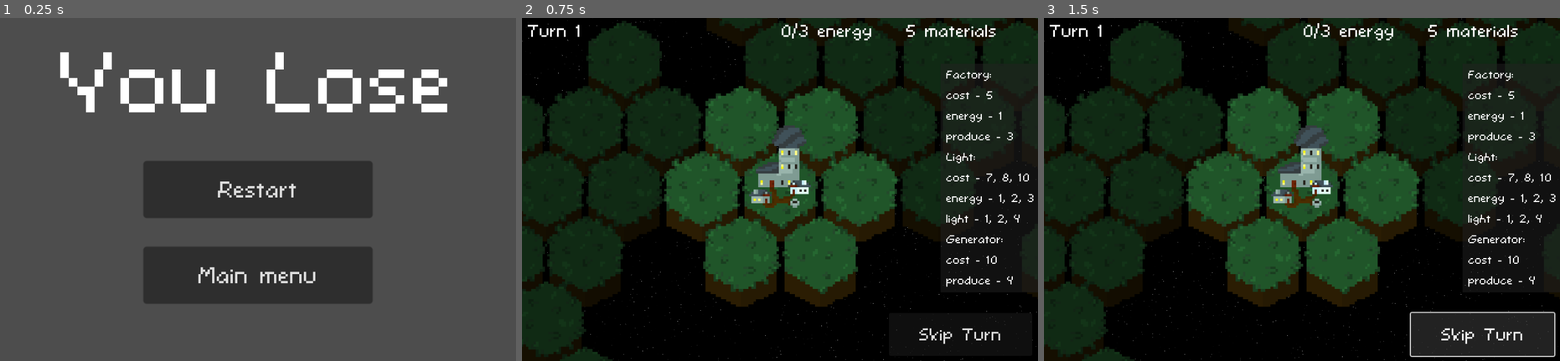
Above: before the commit, frames 1-3 (left to right).
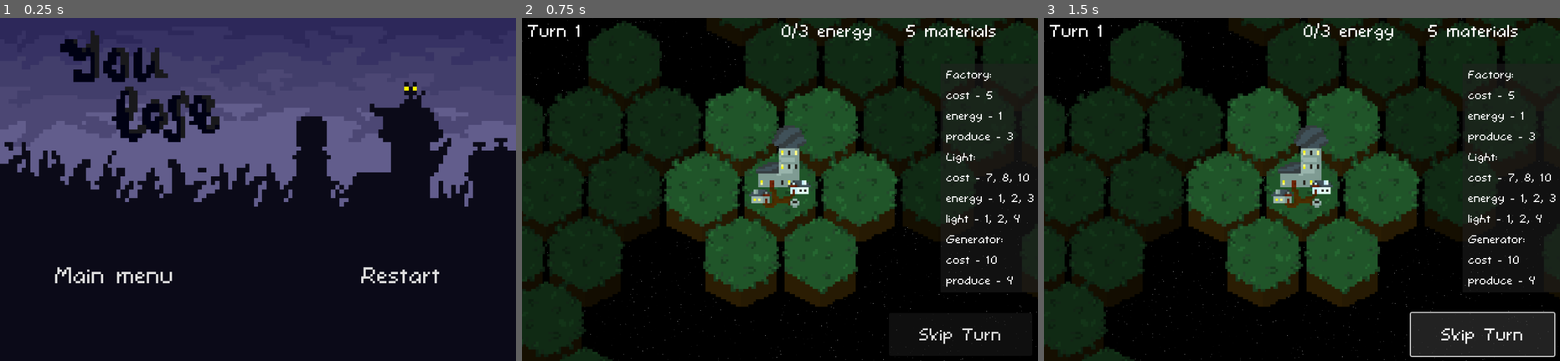
Above: after the commit, the same moments.

Repository: KlaimP/GameJam2.0
Game: Godot game, scene res://loose.tscn
Two runs of this game, one before a commit and one after it. Both use one fixed random seed, a clock stepped at 60 frames per second and the inputs below. This scene is started directly instead of the project's main scene.
Inputs:
- Up to frame 1 (0.25 s): no input
- Up to frame 2 (0.75 s): click "Restart" at 0.5 s
- Up to frame 3 (1.5 s): click "Skip Turn" at 1.25 s

The runs differ from the first frame. In frame 1, 100% of the frame differs, in the area x 0-100%, y 0-100%; in frame 2, nothing differs; in frame 3, nothing differs.

Commit message:
Я щитаю готово

Diff:
--- a/loose.tscn
+++ b/loose.tscn
@@ -1,43 +1,55 @@
-[gd_scene load_steps=3 format=3 uid="uid://blaqh1tny2pv0"]
+[gd_scene load_steps=8 format=3 uid="uid://blaqh1tny2pv0"]
 
 [ext_resource type="Script" path="res://Loose.gd" id="1_o6mr3"]
 [ext_resource type="FontFile" uid="uid://bquer5nna1u0l" path="res://font/ComicoroRu_0.ttf" id="2_6l0ys"]
+[ext_resource type="Texture2D" uid="uid://k54q6vywl23m" path="res://assets/loseMenu.png" id="3_qrdyv"]
+
+[sub_resource type="StyleBoxEmpty" id="StyleBoxEmpty_vmknh"]
+
+[sub_resource type="StyleBoxEmpty" id="StyleBoxEmpty_t0flg"]
+
+[sub_resource type="StyleBoxEmpty" id="StyleBoxEmpty_otrvj"]
+
+[sub_resource type="StyleBoxEmpty" id="StyleBoxEmpty_qeoa8"]
 
 [node name="Loose" type="Node2D"]
 script = ExtResource("1_o6mr3")
 
+[node name="LoseMenu" type="Sprite2D" parent="."]
+texture_filter = 1
+position = Vector2(450, 300)
+scale = Vector2(7.5, 7.5)
+texture = ExtResource("3_qrdyv")
+
 [node name="RestartButton" type="Button" parent="."]
 texture_filter = 1
-offset_left = 250.0
-offset_top = 250.0
-offset_right = 450.0
-offset_bottom = 300.0
+offset_left = 550.0
+offset_top = 400.0
+offset_right = 700.0
+offset_bottom = 450.0
 scale = Vector2(2, 2)
 theme_override_fonts/font = ExtResource("2_6l0ys")
 theme_override_font_sizes/font_size = 32
+theme_override_styles/normal = SubResource("StyleBoxEmpty_vmknh")
+theme_override_styles/hover = SubResource("StyleBoxEmpty_t0flg")
+theme_override_styles/pressed = SubResource("StyleBoxEmpty_otrvj")
+theme_override_styles/focus = SubResource("StyleBoxEmpty_qeoa8")
 text = "Restart"
 
 [node name="MainMenuButton" type="Button" parent="."]
 texture_filter = 1
-offset_left = 250.0
+offset_left = 50.0
 offset_top = 400.0
-offset_right = 450.0
+offset_right = 200.0
 offset_bottom = 450.0
 scale = Vector2(2, 2)
 theme_override_fonts/font = ExtResource("2_6l0ys")
 theme_override_font_sizes/font_size = 32
+theme_override_styles/normal = SubResource("StyleBoxEmpty_vmknh")
+theme_override_styles/hover = SubResource("StyleBoxEmpty_t0flg")
+theme_override_styles/pressed = SubResource("StyleBoxEmpty_otrvj")
+theme_override_styles/focus = SubResource("StyleBoxEmpty_qeoa8")
 text = "Main menu"
-
-[node name="Label" type="Label" parent="."]
-texture_filter = 1
-offset_right = 300.0
-offset_bottom = 75.0
-scale = Vector2(3, 3)
-theme_override_fonts/font = ExtResource("2_6l0ys")
-theme_override_font_sizes/font_size = 80
-text = "You Lose"
-horizontal_alignment = 1
-vertical_alignment = 1
 
 [connection signal="pressed" from="RestartButton" to="." method="_on_button_pressed"]
 [connection signal="pressed" from="MainMenuButton" to="." method="_on_main_menu_button_pressed"]
--- a/tutorial.tscn
+++ b/tutorial.tscn
@@ -1,8 +1,16 @@
-[gd_scene load_steps=8 format=3 uid="uid://h7iex0kjqr0c"]
+[gd_scene load_steps=12 format=3 uid="uid://h7iex0kjqr0c"]
 
 [ext_resource type="Script" path="res://Tutorial.gd" id="1_fsv8i"]
 [ext_resource type="FontFile" uid="uid://bquer5nna1u0l" path="res://font/ComicoroRu_0.ttf" id="2_l6ncg"]
 [ext_resource type="Shader" path="res://shaders/back.gdshader" id="3_0poyx"]
+
+[sub_resource type="StyleBoxEmpty" id="StyleBoxEmpty_ppytu"]
+
+[sub_resource type="StyleBoxEmpty" id="StyleBoxEmpty_mgg4s"]
+
+[sub_resource type="StyleBoxEmpty" id="StyleBoxEmpty_2tphf"]
+
+[sub_resource type="StyleBoxEmpty" id="StyleBoxEmpty_0fri3"]
 
 [sub_resource type="ShaderMaterial" id="ShaderMaterial_kay7k"]
 shader = ExtResource("3_0poyx")
@@ -43,6 +51,10 @@
 scale = Vector2(2, 2)
 theme_override_fonts/font = ExtResource("2_l6ncg")
 theme_override_font_sizes/font_size = 32
+theme_override_styles/normal = SubResource("StyleBoxEmpty_ppytu")
+theme_override_styles/hover = SubResource("StyleBoxEmpty_mgg4s")
+theme_override_styles/pressed = SubResource("StyleBoxEmpty_2tphf")
+theme_override_styles/focus = SubResource("StyleBoxEmpty_0fri3")
 text = "Back"
 
 [node name="LableCastle" type="Label" parent="."]
--- a/win_scene.tscn
+++ b/win_scene.tscn
@@ -1,40 +1,54 @@
-[gd_scene load_steps=3 format=3 uid="uid://dfs010vg0lptn"]
+[gd_scene load_steps=8 format=3 uid="uid://xeb3ytc3g3w5"]
 
 [ext_resource type="Script" path="res://WinScene.gd" id="1_nm64a"]
 [ext_resource type="FontFile" uid="uid://bquer5nna1u0l" path="res://font/ComicoroRu_0.ttf" id="2_bk1nf"]
+[ext_resource type="Texture2D" uid="uid://bcr3o346myoef" path="res://assets/winMenu.png" id="2_ytmp3"]
+
+[sub_resource type="StyleBoxEmpty" id="StyleBoxEmpty_doldb"]
+
+[sub_resource type="StyleBoxEmpty" id="StyleBoxEmpty_2p2ai"]
+
+[sub_resource type="StyleBoxEmpty" id="StyleBoxEmpty_yes8d"]
+
+[sub_resource type="StyleBoxEmpty" id="StyleBoxEmpty_ss3iv"]
 
 [node name="WinScene" type="Node2D"]
+texture_filter = 1
 script = ExtResource("1_nm64a")
 
+[node name="WinMenu" type="Sprite2D" parent="."]
+texture_filter = 1
+position = Vector2(450, 300)
+scale = Vector2(7.5, 7.5)
+texture = ExtResource("2_ytmp3")
+
 [node name="ReturnToMainMenu" type="Button" parent="."]
-offset_left = 295.0
-offset_top = 258.0
-offset_right = 564.0
-offset_bottom = 325.0
-theme_override_fonts/font = ExtResource("2_bk1nf")
-theme_override_font_sizes/font_size = 32
-text = "Return to main menu"
-
-[node name="Restart" type="Button" parent="."]
-offset_left = 295.0
-offset_top = 344.0
-offset_right = 564.0
-offset_bottom = 411.0
-theme_override_fonts/font = ExtResource("2_bk1nf")
-theme_override_font_sizes/font_size = 32
-text = "Restart"
-
-[node name="Label" type="Label" parent="."]
-offset_left = 263.0
-offset_top = 124.0
-offset_right = 433.0
-offset_bottom = 173.0
+offset_left = 50.0
+offset_top = 400.0
+offset_right = 200.0
+offset_bottom = 450.0
 scale = Vector2(2, 2)
 theme_override_fonts/font = ExtResource("2_bk1nf")
 theme_override_font_sizes/font_size = 32
-text = "You've won!"
-horizontal_alignment = 1
-vertical_alignment = 1
+theme_override_styles/normal = SubResource("StyleBoxEmpty_doldb")
+theme_override_styles/hover = SubResource("StyleBoxEmpty_2p2ai")
+theme_override_styles/pressed = SubResource("StyleBoxEmpty_yes8d")
+theme_override_styles/focus = SubResource("StyleBoxEmpty_ss3iv")
+text = "Main menu"
+
+[node name="Restart" type="Button" parent="."]
+offset_left = 550.0
+offset_top = 400.0
+offset_right = 700.0
+offset_bottom = 450.0
+scale = Vector2(2, 2)
+theme_override_fonts/font = ExtResource("2_bk1nf")
+theme_override_font_sizes/font_size = 32
+theme_override_styles/normal = SubResource("StyleBoxEmpty_doldb")
+theme_override_styles/hover = SubResource("StyleBoxEmpty_2p2ai")
+theme_override_styles/pressed = SubResource("StyleBoxEmpty_yes8d")
+theme_override_styles/focus = SubResource("StyleBoxEmpty_ss3iv")
+text = "Restart"
 
 [connection signal="pressed" from="ReturnToMainMenu" to="." method="_on_return_to_main_menu_pressed"]
 [connection signal="pressed" from="Restart" to="." method="_on_return_to_main_menu_2_pressed"]
